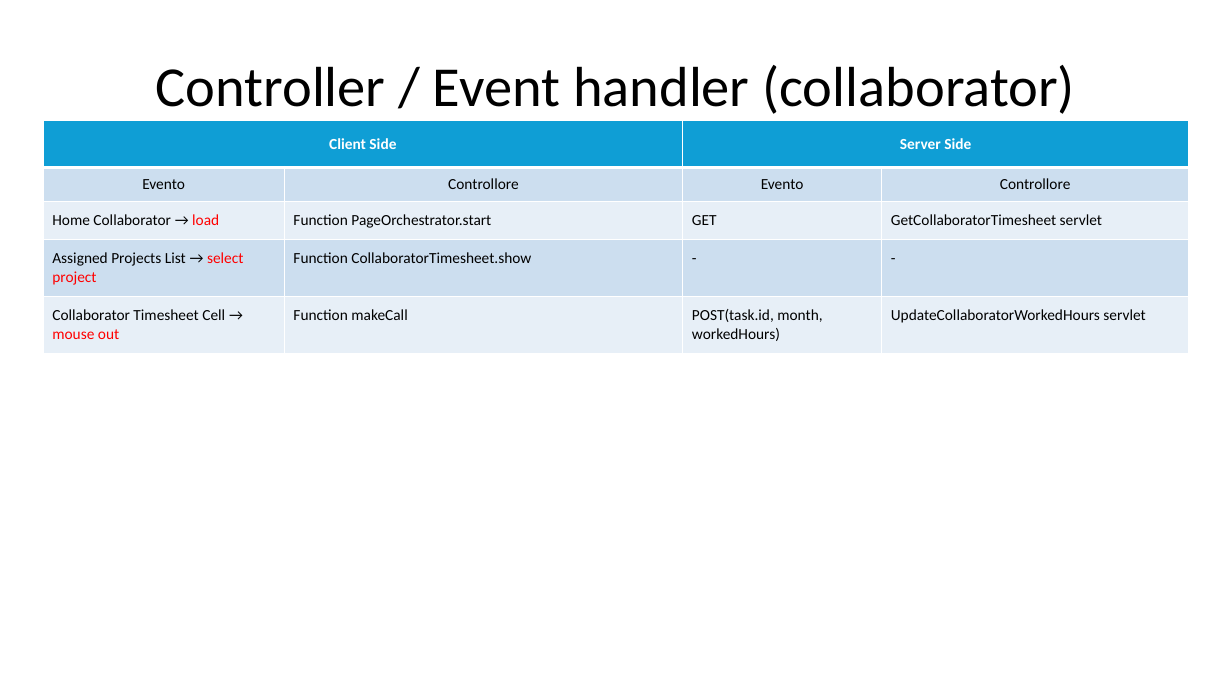
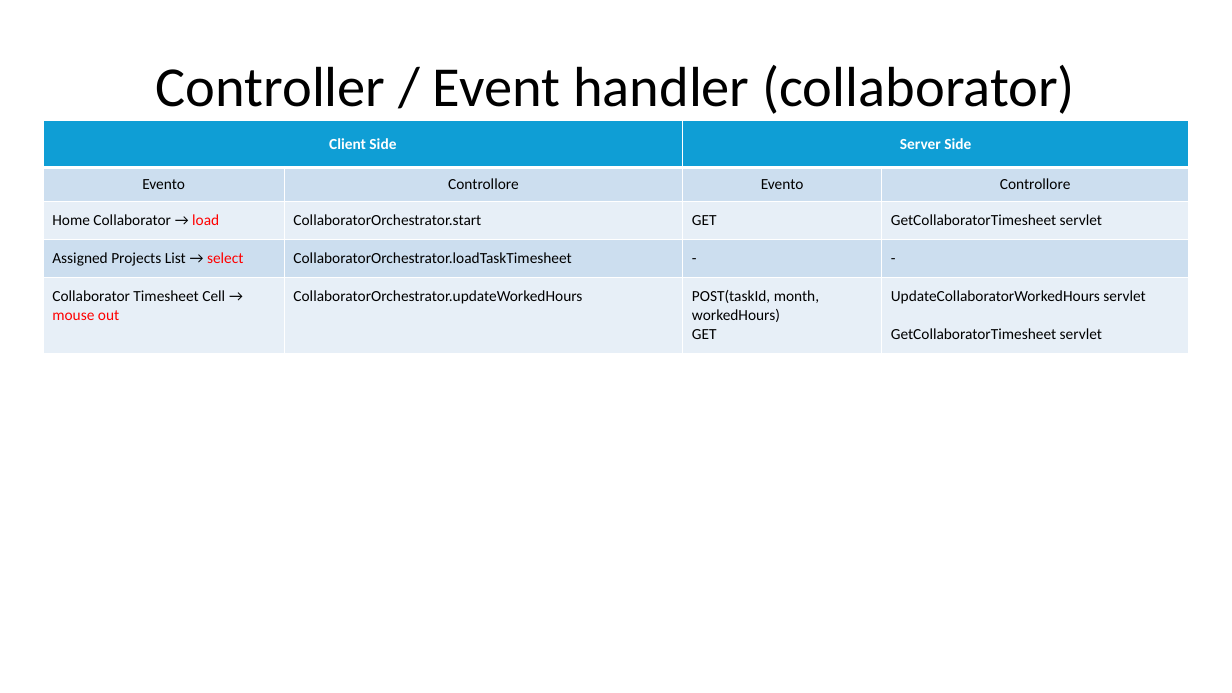
Before and after one commit to gilbertobrambilla/tiw-2026-html, a slide deck: slide 49 of docs/TIW_documentazione.pptx. Drawn at 1232x693 pixels with LibreOffice and Linux fonts; fonts in the diff are those of the drawing. Boxes give left, top, right and bottom in pixels: in the first picture for what was removed or moved away, otherwise in the second. Text is boxed around its words. In the diff, an @@ line names an element or a change of style, - is before the commit and + after.

```diff
--- a/docs/TIW_documentazione.pptx
+++ b/docs/TIW_documentazione.pptx
@@ table at <box>43,120,1189,351</box> @@
-row 3, column 2: Function PageOrchestrator.start
+row 3, column 2: CollaboratorOrchestrator.start
-row 4, column 1: Assigned Projects List → select project
+row 4, column 1: Assigned Projects List → select
-row 4, column 2: Function CollaboratorTimesheet.show
+row 4, column 2: CollaboratorOrchestrator.loadTaskTimesheet
-row 5: Collaborator Timesheet Cell → mouse out | Function makeCall | POST(task.id, month, workedHours) | UpdateCollaboratorWorkedHours servlet
+row 5: Collaborator Timesheet Cell → mouse out | CollaboratorOrchestrator.updateWorkedHours | POST(taskId, month, workedHours) / GET | UpdateCollaboratorWorkedHours servlet / GetCollaboratorTimesheet servlet
```
Also in this commit, not shown: 11 other slides changed, 4 slides added.
